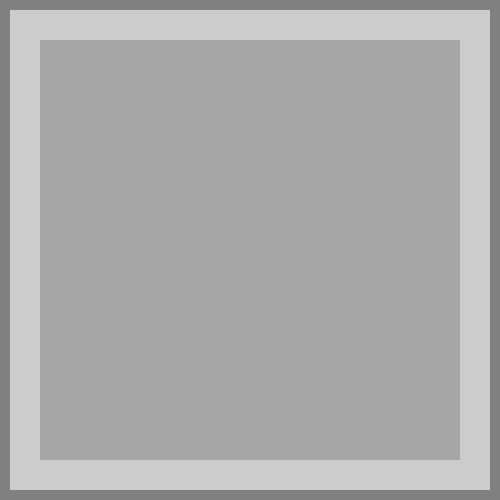
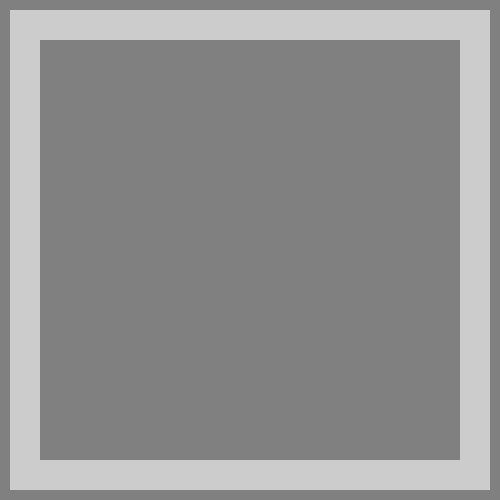
The second w=500, h=500 image is a revision of the first. Changes to its layers:
"Rectangle 2": opacity 30% → 0% over [40, 40, 460, 460]
